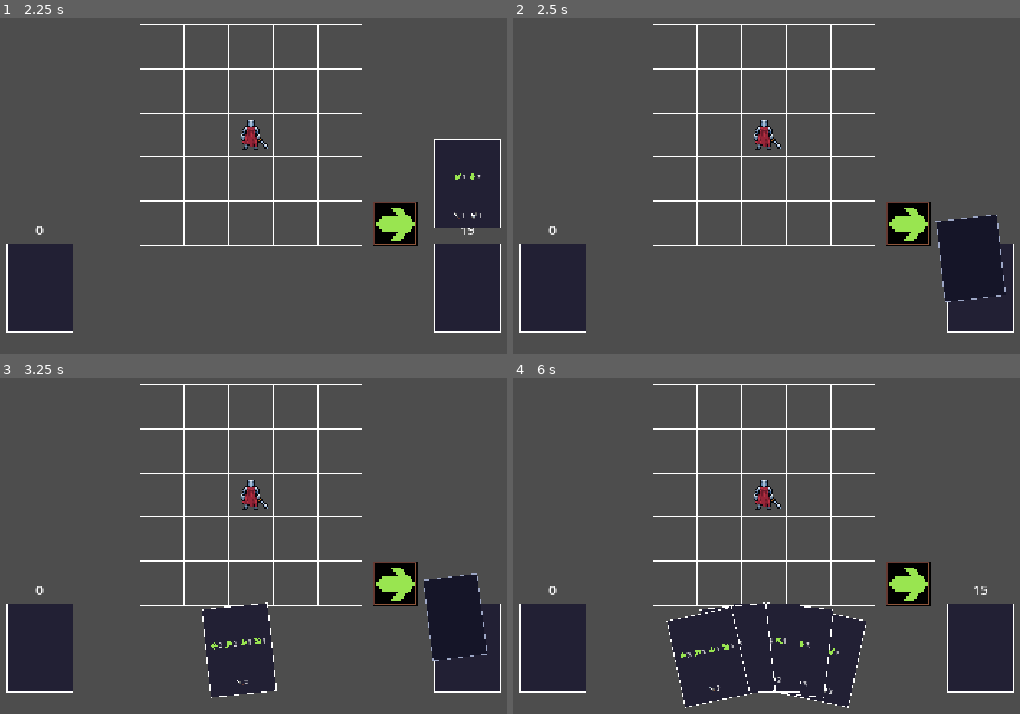
Above: before the commit, frames 1-4 (two rows, left to right).
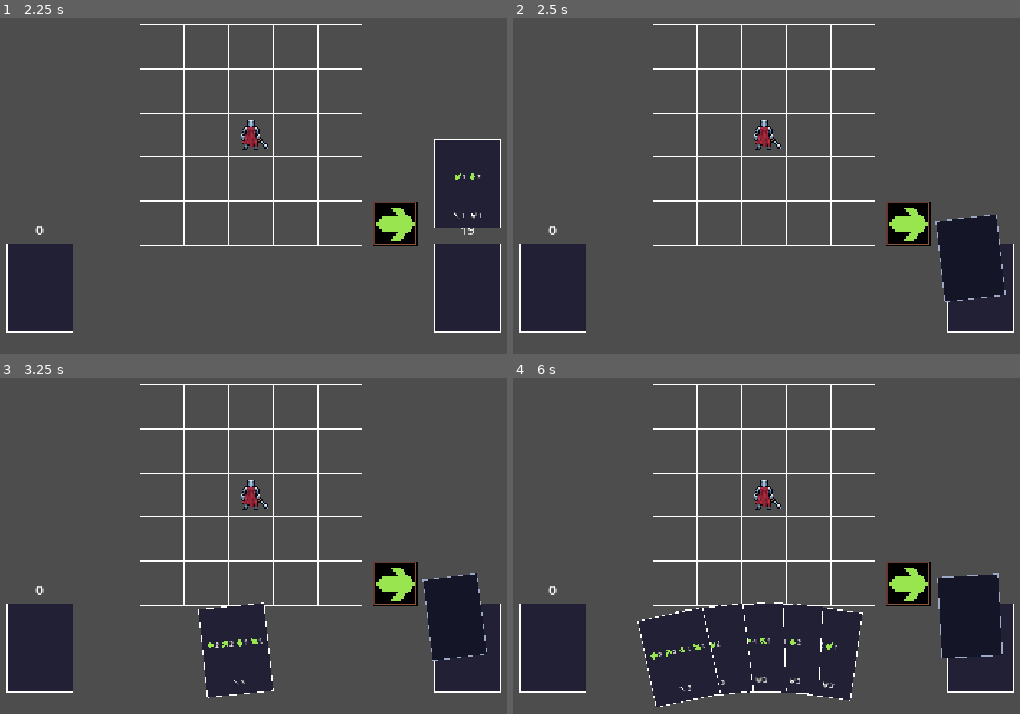
Above: after the commit, the same moments.

Repository: TheLizarditto/Foxtrot1Prototipo
Game: Godot game, scene res://Scenes/main.tscn
Same seed, same stepped clock (60 frames per second), same inputs: the game is played once before the commit and once after it.
Inputs (mouse positions are in pixels of both pictures, inside the frame that each line leads up to):
- Up to frame 1 (2.25 s): move the mouse to (425, 112) at 0.52 s; move the mouse to (91, 159) at 1.27 s; move the mouse to (329, 34) at 2.02 s
- Up to frame 2 (2.5 s): no input
- Up to frame 3 (3.25 s): move the mouse to (212, 586) at 2.77 s
- Up to frame 4 (6 s): move the mouse to (1004, 562) at 3.52 s; move the mouse to (523, 428) at 4.27 s; move the mouse to (801, 495) at 5.02 s; move the mouse to (644, 381) at 5.77 s

Frame 1 is identical in both runs. In frame 2, less than 0.1% of the frame differs, in the area x 83-98%, y 58-85%; in frame 3, 0.7%; in frame 4, 4.5%, in the area x 24-97%, y 58-99%.

Commit message:
Feat: llenado de mano implementado + efectos visuales

Diff:
--- a/Scripts/carta.gd
+++ b/Scripts/carta.gd
@@ -78,12 +78,22 @@
 
 	ejecutando = true
 	var movimientos_validos := _obtener_movimientos_validos()
-
-	for indice in range(movimientos_validos.size()):
-		personaje.movimiento(movimientos_validos[indice])
-
-		if indice < movimientos_validos.size() - 1 and delay_entre_movimientos > 0.0:
-			await get_tree().create_timer(delay_entre_movimientos).timeout
+	var pasos_totales := 0
+
+	for movimiento in movimientos_validos:
+		pasos_totales += obtener_cantidad(movimiento)
+
+	var paso_actual := 0
+	for movimiento in movimientos_validos:
+		var direccion := obtener_direccion(movimiento)
+		var cantidad_pasos := obtener_cantidad(movimiento)
+
+		for _paso in range(cantidad_pasos):
+			personaje.movimiento(direccion)
+			paso_actual += 1
+
+			if paso_actual < pasos_totales and delay_entre_movimientos > 0.0:
+				await get_tree().create_timer(delay_entre_movimientos).timeout
 
 	ejecutando = false
 
--- a/Scripts/mano.gd
+++ b/Scripts/mano.gd
@@ -3,17 +3,32 @@
 
 const ESCENA_CARTA := preload("res://Scenes/carta.tscn")
 
-@export var cantidad_cartas_mano := 5
-@export var separacion_cartas := 42.0
+@export var cantidad_cartas_mano := 7
+@export var separacion_cartas := 52.0
 @export var angulo_maximo_grados := 12.0
 @export var curvatura_vertical := 14.0
 @export var altura_animacion_robo := 90.0
 @export var duracion_levantar_carta := 0.18
 @export var duracion_girar_carta := 0.18
 @export var duracion_llevar_a_mano := 0.34
+@export var desplazamiento_elevacion_relativo := Vector2(-0.15, -0.33)
+@export var inclinacion_inicial_grados := -7.0
+@export var escala_inicial_robo := Vector2(0.92, 0.92)
+@export var escala_minima_giro := 0.05
+@export var color_carta_oculta := Color(0.62, 0.66, 0.78, 1.0)
+@export var desplazamiento_hover := Vector2(0.0, -72.0)
+@export var duracion_hover := 0.15
 
 var mano: Array[Dictionary] = []
 var cartas_visuales: Array[Node2D] = []
+var carta_en_hover: Node2D
+var tween_hover: Tween
+var mano_lista_para_seleccion := false
+
+
+# Detecta la carta bajo el mouse y la muestra en una posicion legible.
+func _process(_delta: float) -> void:
+	_actualizar_hover()
 
 
 # Roba la proxima carta del mazo y la agrega al final de la mano. Es para robar una carta
@@ -28,6 +43,7 @@
 
 	_agregar_carta(datos_carta)
 	_actualizar_disposicion_visual()
+	mano_lista_para_seleccion = esta_llena()
 	return true
 
 
@@ -51,8 +67,10 @@
 	if datos_carta.is_empty():
 		return false
 
+	mano_lista_para_seleccion = false
 	var carta_visual := _agregar_carta(datos_carta)
 	await _animar_carta_robada(carta_visual, mazo_robo.global_position)
+	mano_lista_para_seleccion = esta_llena()
 	return true
 
 
@@ -113,16 +131,17 @@
 	var rotacion_destino := _obtener_rotacion_carta(indice, total)
 	var z_destino := total - indice
 	var posicion_inicial := to_local(origen_global)
-	var posicion_elevada := posicion_inicial + Vector2(-14.0, -42.0)
+	var tamano_carta := Vector2(carta_visual.get("tamano_carta"))
+	var posicion_elevada := posicion_inicial + tamano_carta * desplazamiento_elevacion_relativo
 	var control_arco := (posicion_elevada + posicion_destino) / 2.0 + Vector2(0.0, -altura_animacion_robo)
 	var contenido := carta_visual.get_node_or_null("Contenido") as CanvasItem
 
 	_acomodar_cartas_existentes(carta_visual, duracion_levantar_carta)
 	carta_visual.position = posicion_inicial
 	carta_visual.rotation = 0.0
-	carta_visual.scale = Vector2(0.92, 0.92)
-	carta_visual.modulate = Color(0.62, 0.66, 0.78, 1.0)
-	carta_visual.z_index = 100
+	carta_visual.scale = escala_inicial_robo
+	carta_visual.modulate = color_carta_oculta
+	carta_visual.z_index = total + 1
 
 	if contenido != null:
 		contenido.visible = false
@@ -138,7 +157,7 @@
 	tween.parallel().tween_property(
 		carta_visual,
 		"rotation",
-		deg_to_rad(-7.0),
+		deg_to_rad(inclinacion_inicial_grados),
 		maxf(duracion_levantar_carta, 0.0)
 	)
 
@@ -152,7 +171,7 @@
 	tween.parallel().tween_property(
 		carta_visual,
 		"scale:x",
-		0.05,
+		clampf(escala_minima_giro, 0.0, 1.0),
 		maxf(duracion_girar_carta, 0.0)
 	)
 
@@ -252,6 +271,101 @@
 		carta_visual.z_index = total - indice
 
 
+# Actualiza la carta enfocada solo cuando el mouse cambia de una carta a otra.
+func _actualizar_hover() -> void:
+	if not mano_lista_para_seleccion:
+		if carta_en_hover != null:
+			if tween_hover != null and tween_hover.is_valid():
+				tween_hover.kill()
+			carta_en_hover = null
+			_actualizar_disposicion_visual()
+		return
+
+	var carta_bajo_mouse := _obtener_carta_bajo_mouse()
+	if carta_bajo_mouse == carta_en_hover:
+		return
+
+	if tween_hover != null and tween_hover.is_valid():
+		tween_hover.kill()
+
+	var tween := create_tween().set_parallel(true)
+	tween.set_trans(Tween.TRANS_CUBIC).set_ease(Tween.EASE_OUT)
+	var total := cartas_visuales.size()
+
+	carta_en_hover = carta_bajo_mouse
+	for indice in range(total):
+		var carta_visual := cartas_visuales[indice]
+		if carta_visual == carta_en_hover:
+			continue
+
+		carta_visual.z_index = total - indice
+		tween.tween_property(
+			carta_visual,
+			"position",
+			_obtener_posicion_carta(indice, total),
+			maxf(duracion_hover, 0.0)
+		)
+		tween.tween_property(
+			carta_visual,
+			"rotation",
+			_obtener_rotacion_carta(indice, total),
+			maxf(duracion_hover, 0.0)
+		)
+
+	if carta_en_hover == null:
+		tween_hover = tween
+		return
+
+	carta_en_hover.z_index = total + 1
+	tween.tween_property(
+		carta_en_hover,
+		"position",
+		carta_en_hover.position + desplazamiento_hover,
+		maxf(duracion_hover, 0.0)
+	)
+	tween.tween_property(carta_en_hover, "rotation", 0.0, maxf(duracion_hover, 0.0))
+	tween_hover = tween
+
+
+# Devuelve la carta visible con mayor prioridad que contiene al mouse.
+func _obtener_carta_bajo_mouse() -> Node2D:
+	var mouse_local := to_local(get_global_mouse_position())
+	var carta_bajo_mouse: Node2D
+	var mayor_z := -INF
+
+	for carta_visual in cartas_visuales:
+		if not is_instance_valid(carta_visual) or not _contiene_mouse(carta_visual, mouse_local):
+			continue
+
+		if carta_visual.z_index > mayor_z:
+			carta_bajo_mouse = carta_visual
+			mayor_z = carta_visual.z_index
+
+	return carta_bajo_mouse
+
+
+# Comprueba las zonas interactivas de la carta en el abanico y, si esta enfocada,
+# tambien en su posicion desplegada.
+func _contiene_mouse(carta_visual: Node2D, mouse_local: Vector2) -> bool:
+	var indice := cartas_visuales.find(carta_visual)
+	if indice < 0:
+		return false
+
+	var posicion_base := _obtener_posicion_carta(indice, cartas_visuales.size())
+	var rotacion_base := _obtener_rotacion_carta(indice, cartas_visuales.size())
+	var tamano_carta := Vector2(carta_visual.get("tamano_carta"))
+	var punto_en_abanico := (mouse_local - posicion_base).rotated(-rotacion_base)
+	var esta_en_abanico := (
+		absf(punto_en_abanico.x) <= tamano_carta.x / 2.0
+		and absf(punto_en_abanico.y) <= tamano_carta.y / 2.0
+	)
+	if esta_en_abanico or carta_visual != carta_en_hover:
+		return esta_en_abanico
+
+	var punto_desplegado := mouse_local - (posicion_base + desplazamiento_hover)
+	return absf(punto_desplegado.x) <= tamano_carta.x / 2.0 and absf(punto_desplegado.y) <= tamano_carta.y / 2.0
+
+
 # Calcula la posicion de una carta dentro del abanico.
 func _obtener_posicion_carta(indice: int, total: int) -> Vector2:
 	var centro := float(total - 1) / 2.0
--- a/Scripts/personaje.gd
+++ b/Scripts/personaje.gd
@@ -10,10 +10,19 @@
 func _ready() -> void:
 	_actualizar_posicion_centro()
 
-# Recibe una direccion de movimiento y actualiza la posicion en la grilla.
-func movimiento(direccion: Vector2i) -> void:
-	posicion = tablero.limitar_posicion_en_tablero(posicion + Vector2(direccion))
+# Recibe un paso de movimiento y lo aplica solo si la celda destino existe.
+func movimiento(direccion: Vector2i) -> bool:
+	var paso := Vector2i(signi(direccion.x), signi(direccion.y))
+	if paso == Vector2i.ZERO:
+		return false
+
+	var destino := Vector2i(posicion) + paso
+	if not tablero.es_posicion_valida(destino.x, destino.y):
+		return false
+
+	posicion = destino
 	_actualizar_sprite()
+	return true
 
 # Calcula la celda central del tablero y mueve ahi al personaje.
 func _actualizar_posicion_centro() -> void:
